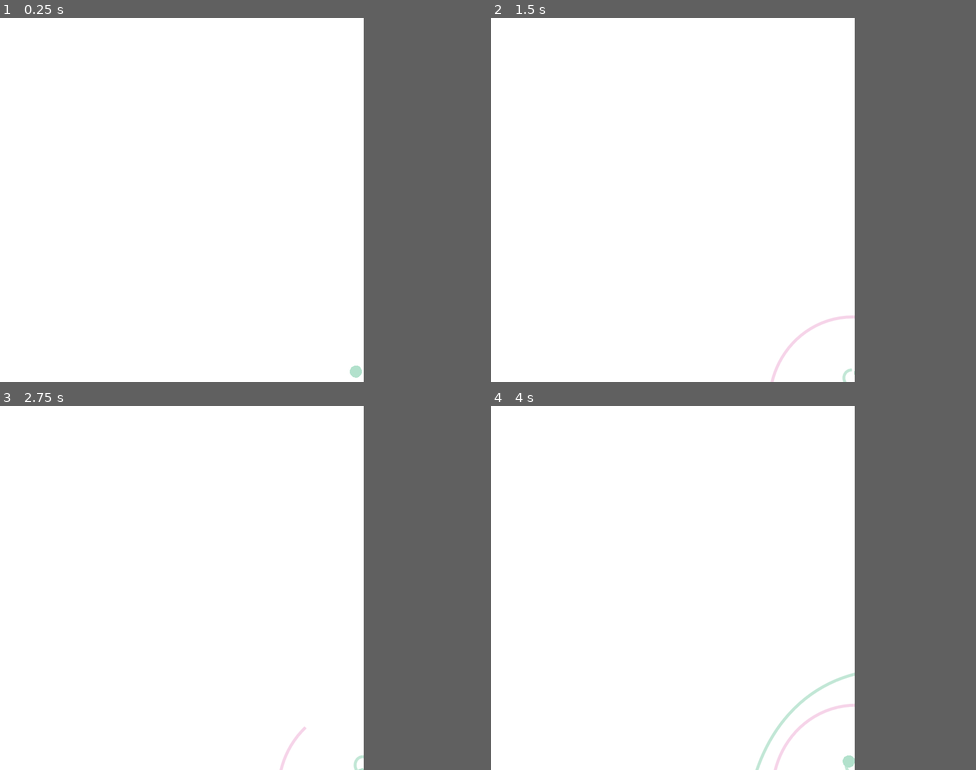
Above: before the commit, frames 1-4 (two rows, left to right).
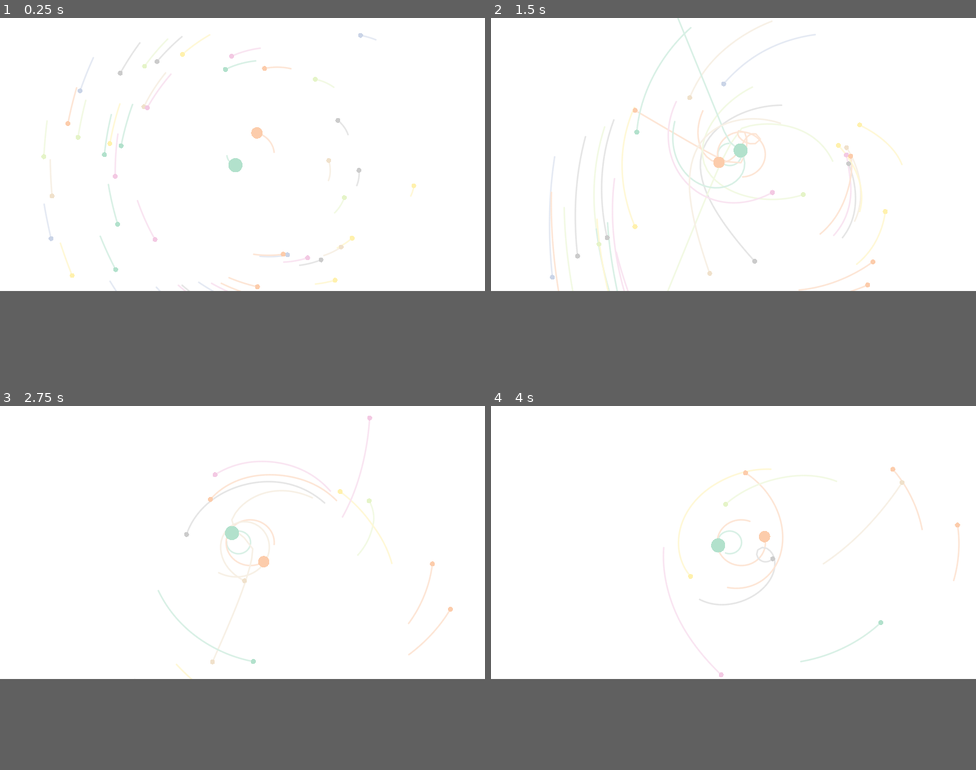
Above: after the commit, the same moments.

Repository: dfm/usps
Game: Godot game, scene res://scenes/Simulation.tscn
Same seed, same stepped clock (60 frames per second), same inputs: the game is played once before the commit and once after it. Before the commit the project starts from res://Main.tscn.
Inputs:
- Up to frame 1 (0.25 s): no input
- Up to frame 2 (1.5 s): no input
- Up to frame 3 (2.75 s): no input
- Up to frame 4 (4 s): no input
In our replay, the window is 600x600 before the commit and 800x450 after it. These sizes can differ from the game's own. Grey fills any space a smaller window leaves; there, only what the larger window draws over its background counts as a difference.

The runs differ from the first frame. In frame 1, 1.4% of the frame differs, in the area x 8-86%, y 4-99%; in frame 2, 3.1%, in the area x 12-85%, y 0-100%; in frame 3, 1.4%; in frame 4, 1.6%.

Commit message:
adding more features

Diff:
--- a/Main.gd
+++ b/Main.gd
@@ -3,8 +3,10 @@
 # Parameters
 export(float) var G = 10000000
 export(int) var max_trail_length = 100
-export(Vector2) var cen_coords = Vector2(600, 600)
+export(Vector2) var cen_coords = Vector2(0, 0)
 export(float) var time_stretch = 2
+export(int) var nsteps = 5
+export(float) var softening = 5
 
 class Body:
     var mass
@@ -45,21 +47,22 @@
 func _ready():
     randomize()
 
-    bodies.append(Body.new(1,    Vector2(512, 200),  Vector2(0, 0)))
-    bodies.append(Body.new(0.1,  Vector2(512, 400),  Vector2(200, 0)))
-    bodies.append(Body.new(0.01, Vector2(1012, 400), Vector2(0, 100)))
+    bodies.append(Body.new(1,    Vector2(0, 0),   Vector2(0, 0)))
+    bodies.append(Body.new(0.05, Vector2(0, 400), Vector2(150, 0)))
+    bodies.append(Body.new(0.01, Vector2(0, 700), Vector2(170, 0)))
 
     center()
     compute_accelerations()
     set_process(true)
 
 func compute_accelerations():
+    var eps2 = softening * softening
     for i in range(len(bodies)):
         bodies[i].acc = Vector2(0.0, 0.0)
     for i in range(len(bodies)):
         for j in range(i+1, len(bodies)):
             var delta = bodies[i].pos - bodies[j].pos
-            var r2 = delta.length_squared()
+            var r2 = delta.length_squared() + eps2
             var a0 = G * delta / (r2 * sqrt(r2))
             bodies[i].acc -= a0 * bodies[j].mass
             bodies[j].acc += a0 * bodies[i].mass
@@ -76,7 +79,7 @@
     for i in range(len(bodies)):
         bodies[i].pos -= com
 
-func leapfrog(delta, nsteps=2):
+func leapfrog(delta):
     var eps = delta / nsteps
     for j in range(nsteps):
         # Initial kick
@@ -99,13 +102,12 @@
             trail.remove(0)
         bodies[i].trail = trail
 
-
 func _draw():
     for i in range(len(bodies)):
         var body = bodies[i]
         if len(body.trail) >= 2:
-            draw_polyline(body.trail, bodies[i].color.lightened(0.2), 4, true)
-        draw_circle(body.pos, 10, bodies[i].color)
+            draw_polyline(body.trail, bodies[i].color.lightened(0.2), 8, true)
+        draw_circle(body.pos, 20 + 30 * bodies[i].mass, bodies[i].color)
 
 func _process(delta):
     leapfrog(time_stretch*delta)
--- a/Main.tscn
+++ b/Main.tscn
@@ -2,17 +2,13 @@
 
 [ext_resource path="res://Main.gd" type="Script" id=1]
 
-[node name="Main" type="Node2D" index="0"]
+[node name="Main" type="Node2D"]
 
 script = ExtResource( 1 )
+_sections_unfolded = [ "Transform" ]
 G = 10000000
 max_trail_length = 100
-cen_coords = Vector2( 600, 600 )
+cen_coords = Vector2( 0, 0 )
 time_stretch = 2
-
-[node name="Timer" type="Timer" parent="." index="0"]
-
-process_mode = 1
-wait_time = 1.0
-one_shot = false
-autostart = false
+nsteps = 5
+softening = 5
--- a/project.godot
+++ b/project.godot
@@ -11,13 +11,16 @@
 [application]
 
 config/name="spc2"
-run/main_scene="res://Main.tscn"
+run/main_scene="res://scenes/Simulation.tscn"
 config/icon="res://icon.png"
 
 [display]
 
-window/size/width=600
+window/size/height=576
+window/size/resizable=false
 window/dpi/allow_hidpi=true
+window/stretch/mode="2d"
+window/stretch/aspect="keep"
 
 [gui]
 
--- /dev/null
+++ b/scenes/Simulation.tscn
@@ -0,0 +1,15 @@
+[gd_scene load_steps=2 format=2]
+
+[ext_resource path="res://src/Simulation.gd" type="Script" id=1]
+
+[node name="Simulation" type="Node2D" index="0"]
+
+script = ExtResource( 1 )
+G = 2942.2
+time_factor = 2
+softening_length = 0.1
+max_drift = 0.1
+num_leapfrog = 3
+max_distance = 50
+pixel_resolution = 10
+max_trail_length = 50
--- /dev/null
+++ b/src/Simulation.gd
@@ -0,0 +1,246 @@
+extends Node2D
+
+# Newton's constant in R_sun^3 / (M_sun*day^2)
+export(float) var G = 2942.2
+
+# The number of simulation "days" per real time second
+export(float) var time_factor = 2
+
+# The softening length scale in R_sun
+export(float) var softening_length = 0.1
+
+# The maximum distance that the center of mass can be
+# shifted in one frame
+export(float) var max_drift = 0.1
+
+# The number of leapfrog steps per frame
+export(int) var num_leapfrog = 3
+
+# The maximum distance for planets in the system
+export(float) var max_distance = 50
+
+# The number of pixels per simulation "R_sun"
+export(float) var pixel_resolution = 10
+
+# The maximum number of points to save in the trail
+export(int) var max_trail_length = 50
+
+# Global list of bodies
+var bodies = Array()
+
+var rect_center = Vector2(0, 0)
+var merge = null
+
+# A color palette
+var palette = [
+    "b3e2cd", "fdcdac", "cbd5e8", "f4cae4",
+    "e6f5c9", "fff2ae", "f1e2cc", "cccccc"]
+
+
+# A class to hold the properties of a body
+class Body:
+    var mass
+    var pos
+    var vel
+    var acc
+    var trail
+    var color
+    var pix
+
+    func _init(mass, pos, vel, color):
+        self.mass = float(mass)
+        self.pos = Vector2(pos)
+        self.vel = Vector2(vel)
+        self.trail = PoolVector2Array()
+        self.color = Color(color)
+        self.acc = Vector2(0, 0)
+        self.pix = Vector2(0, 0)
+
+
+# Add a body to the system
+func add_body(mass, pos, color=null, vel=null):
+    # Index into the color palette by default
+    if color == null:
+        color = palette[len(bodies) % len(palette)]
+
+    # Place on an approximately circular orbit around the com by default
+    if vel == null:
+        if len(bodies) == 0:
+            vel = Vector2(0, 0)
+        else:
+            # Compute the total mass
+            var mu = 0
+            for i in range(len(bodies)):
+                mu += bodies[i].mass
+            mu *= G
+
+            # Compute the semimajor axis
+            var delta = pos - bodies[0].pos
+            var a = delta.length()
+            if a < 1:
+                vel = Vector2(0, 0)
+            else:
+                # Compute the circular velocity
+                var vcirc = sqrt(mu / a)
+
+                # Compute the tangent vector
+                vel = vcirc * delta.tangent().normalized()
+
+    bodies.append(Body.new(mass, pos, vel, color))
+    compute_accelerations()
+
+
+# Compute the acceleration for each body based on all the others
+func compute_accelerations():
+    if len(bodies) == 0:
+        return
+
+    # Pre-compute the square of the softening length
+    var eps2 = softening_length * softening_length
+
+    # Initialize the accelerations to zero
+    for i in range(len(bodies)):
+        bodies[i].acc = Vector2(0, 0)
+
+    # Loop over each pair of bodies and compute the acceleration
+    for i in range(len(bodies)):
+        for j in range(i+1, len(bodies)):
+            var delta = bodies[i].pos - bodies[j].pos
+            var r2 = delta.length_squared() + eps2
+            if merge == null and r2 < 2*eps2:
+                merge = [i, j]
+            var a0 = G * delta / (r2 * sqrt(r2))
+            bodies[i].acc -= a0 * bodies[j].mass
+            bodies[j].acc += a0 * bodies[i].mass
+
+
+# Integrate the N-body system
+func leapfrog(delta):
+    var eps = delta / num_leapfrog
+    for j in range(num_leapfrog):
+        # Initial kick
+        for i in range(len(bodies)):
+            bodies[i].vel += 0.5 * eps * bodies[i].acc
+            bodies[i].pos += eps * bodies[i].vel
+
+        # Update the accelerations
+        compute_accelerations()
+
+        # Syncronize the velocities
+        for i in range(len(bodies)):
+            bodies[i].vel += 0.5 * eps * bodies[i].acc
+
+
+func compute_center_of_mass(robust=false):
+    var total_mass = 0
+    var com = Vector2(0, 0)
+    for i in range(len(bodies)):
+        var mass = bodies[i].mass
+        if robust:
+            var x = bodies[i].pos.length()
+            var weight = 1.0 / (1 + exp(10*(x/max_distance - 0.5)))
+            mass *= weight
+        total_mass += mass
+        com += bodies[i].pos * mass
+    com /= total_mass
+    return com
+
+
+# Move the center of mass to zero
+func center(robust=false, check_bound=false):
+    var com = compute_center_of_mass(robust)
+    for i in range(len(bodies)):
+        bodies[i].pos -= com
+
+    if not check_bound:
+        return
+    for i in range(len(bodies)):
+        if (bodies[i].pos - com).length() > max_distance:
+            bodies.remove(i)
+            return
+
+
+# Save the current state of the system to the particle trails
+func save_trails():
+    for i in range(len(bodies)):
+        var trail = bodies[i].trail
+        trail.append(bodies[i].pix)
+        if len(trail) > max_trail_length:
+            trail.remove(0)
+        bodies[i].trail = trail
+
+
+# Integrate the system one frame of length "delta"
+func integrate(delta):
+    # Integrate the system forward in time
+    leapfrog(time_factor*delta)
+
+    if merge != null:
+        var body1 = bodies[merge[0]]
+        var body2 = bodies[merge[1]]
+        if body1.mass > body2.mass:
+            body2 = body1
+            body1 = bodies[merge[1]]
+        var total_mass = body1.mass + body2.mass
+        var pos = (body1.mass * body1.pos + body2.mass * body2.pos) / total_mass
+        var vel = (body1.mass * body1.vel + body2.mass * body2.vel) / total_mass
+        var body = Body.new(total_mass, pos, vel, body2.color)
+        body.acc = (body1.mass * body1.acc + body2.mass * body2.acc) / total_mass
+        body.trail = body2.trail
+        bodies[merge[0]] = body
+        bodies.remove(merge[1])
+        merge = null
+
+    # Kick the center of mass towards zero
+    center(true, true)
+
+    for i in range(len(bodies)):
+        bodies[i].pix = to_pixels(bodies[i].pos)
+
+    # Update the particle trails
+    save_trails()
+
+
+# Interface functions
+func _ready():
+    randomize()
+
+    var rect = get_viewport_rect()
+    rect_center = 0.5*rect.size + rect.position
+
+    add_body(1, Vector2(0, 0))
+    add_body(0.5, Vector2(10, 0))
+
+    for i in range(50):
+        var theta = rand_range(0, 2*PI)
+        add_body(exp(rand_range(log(0.0001), log(0.001))),
+                 exp(rand_range(log(20), log(40)))*Vector2(sin(theta), cos(theta)))
+
+#    add_body(0.001, Vector2(0, 10))
+#    add_body(0.001, Vector2(0, -12))
+#    add_body(0.001, Vector2(0, 20))
+
+    # add_body(0.1, Vector2(10, 10))
+    # add_body(0.01, Vector2(-5, 0))
+    center()
+    set_process(true)
+
+
+func to_pixels(from):
+    return pixel_resolution*from + rect_center
+
+
+func _draw():
+    for i in range(len(bodies)):
+        var body = bodies[i]
+        var color = body.color.lightened(0.5)
+        var trail = body.trail
+        draw_polyline(trail, color, 2, true)
+    for i in range(len(bodies)):
+        var body = bodies[i]
+        draw_circle(body.pix, 5+10*sqrt(body.mass), body.color)
+
+
+func _process(delta):
+    integrate(delta)
+    update()
